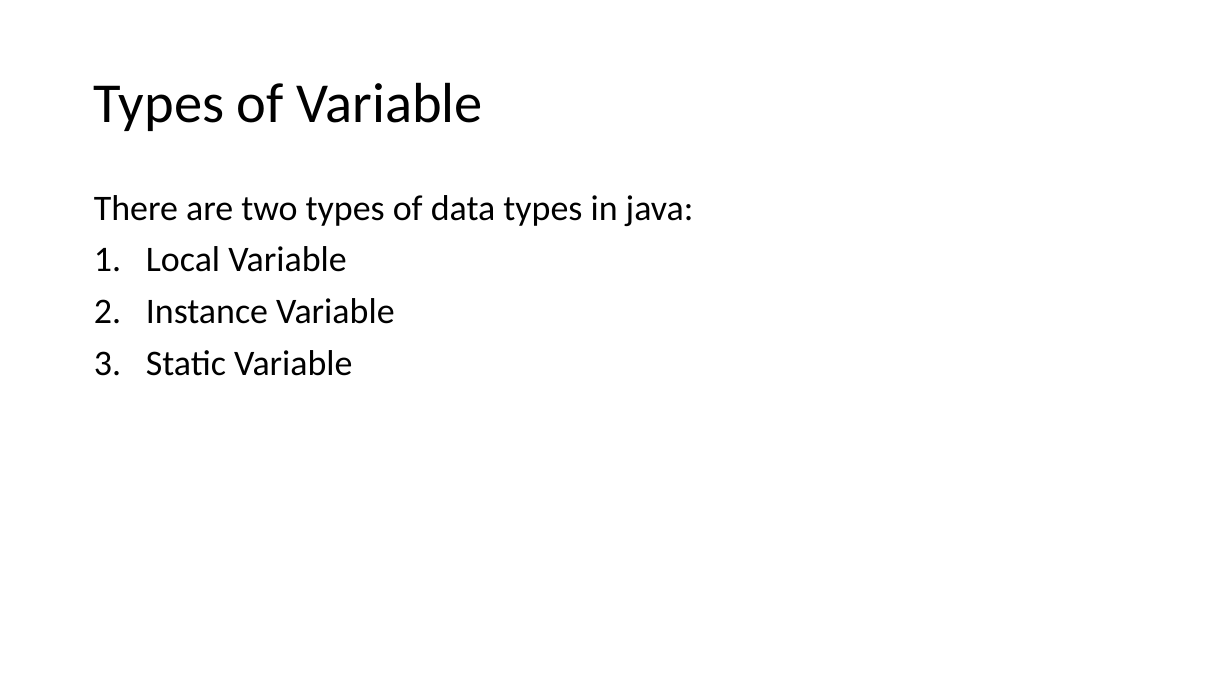
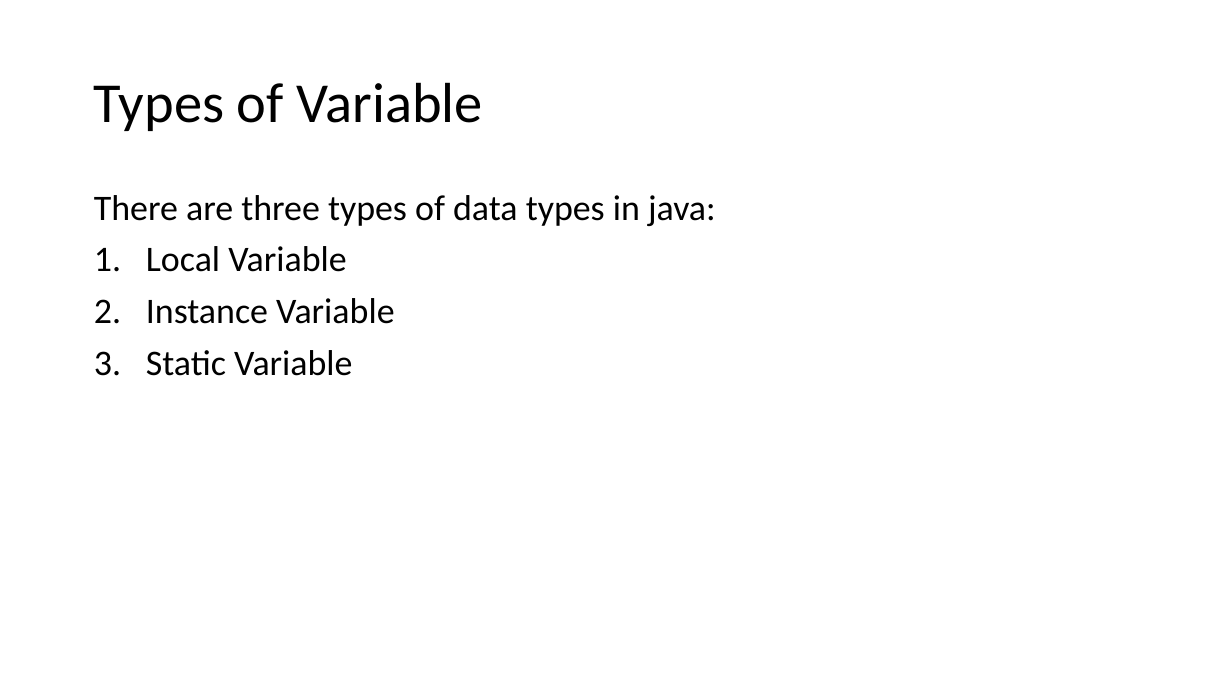
Before and after one commit to Praju-11/Java_Arctic, a slide deck: slide 3 of Day3.pptx. Drawn at 1232x693 pixels with LibreOffice and Linux fonts; fonts in the diff are those of the drawing. Boxes give left, top, right and bottom in pixels: in the first picture for what was removed or moved away, otherwise in the second. Text is boxed around its words. In the diff, an @@ line names an element or a change of style, - is before the commit and + after.

Commit message:
Add ppt

```diff
--- a/Day3.pptx
+++ b/Day3.pptx
@@ text at box(94, 195, 716, 226): text changed @@
-There are two types of data types in java:
+There are three types of data types in java:
```
Also in this commit, not shown: 1 other file.
